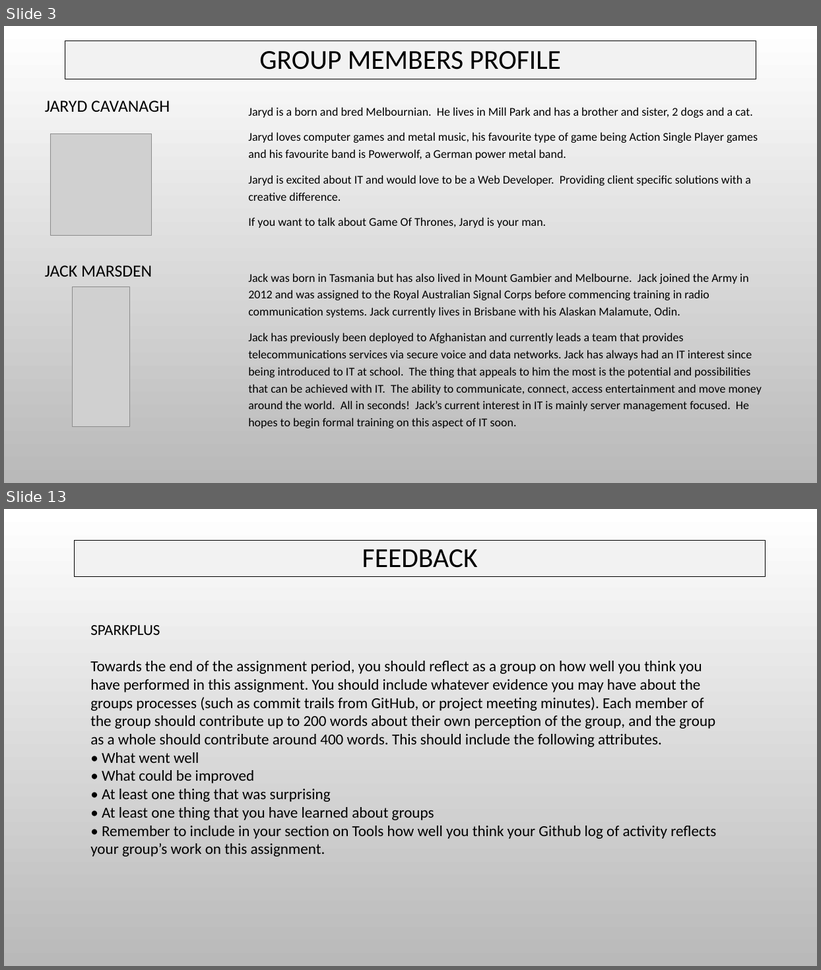
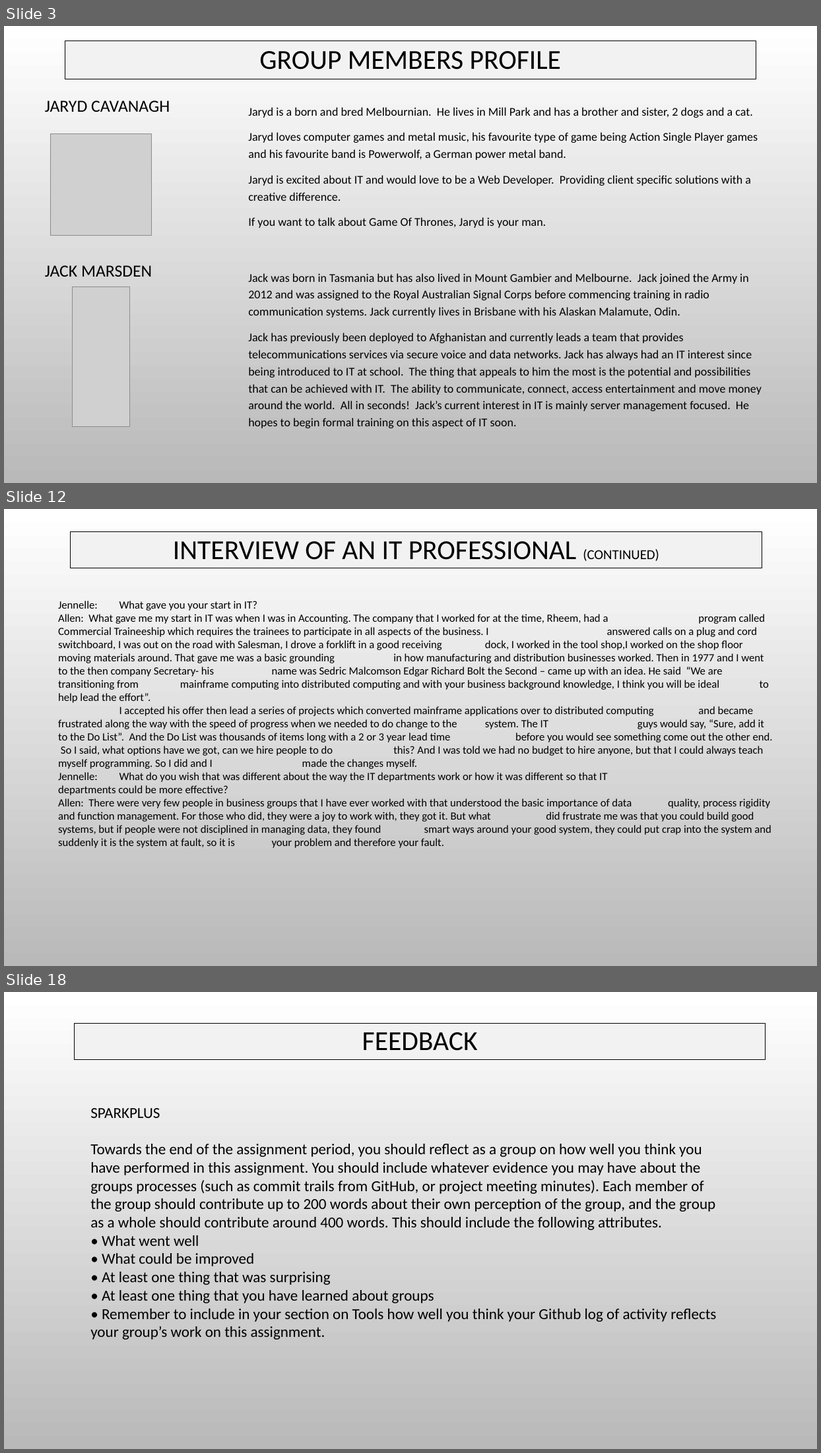
Before and after one commit to s3805194/Restless-Bolters, a slide deck: The Restless Bolters Assessment Report.pptx. Shown one above the other, each under a label of ours: slides 3 and 13 before the commit, slides 3, 12 and 18 after it; the slides between them are not shown. The pictures are 821x970 and 821x1453 pixels, drawn with LibreOffice and Linux fonts; fonts in the diff are those of the drawing; grey boxes stand for pictures; background and template pictures are left out. Boxes give left, top, right and bottom in pixels: in the first picture for what was removed or moved away, otherwise in the second. Text is boxed around its words. In the diff, an @@ line names an element or a change of style, - is before the commit and + after.

```diff
--- a/The Restless Bolters Assessment Report.pptx
+++ b/The Restless Bolters Assessment Report.pptx
@@ slide 12 added at (4,509,817,966), background picture (left out) @@
@@ rectangle added at (71,531,762,568), fill #F2F2F2, outline #000000 0.75 pt, 32.4 pt, text #000000 @@
+INTERVIEW OF AN IT PROFESSIONAL (CONTINUED)
@@ text added at (58,601,773,848), 13 pt, text #000000 @@
+Jennelle: What gave you your start in IT?
+Allen: What gave me my start in IT was when I was in Accounting. The company that I worked for at the time, Rheem, had a program called Commercial Traineeship which requires the trainees to participate in all aspects of the business. I answered calls on a plug and cord switchboard, I was out on the road with Salesman, I drove a forklift in a good receiving dock, I worked in the tool shop,I worked on the shop floor moving materials around. That gave me was a basic grounding in how manufacturing and distribution businesses worked. Then in 1977 and I went to the then company Secretary- his name was Sedric Malcomson Edgar Richard Bolt the Second – came up with an idea. He said “We are transitioning from mainframe computing into distributed computing and with your business background knowledge, I think you will be ideal to help lead the effort”.
+I accepted his offer then lead a series of projects which converted mainframe applications over to distributed computing and became frustrated along the way with the speed of progress when we needed to do change to the system. The IT guys would say, “Sure, add it to the Do List”. And the Do List was thousands of items long with a 2 or 3 year lead time before you would see something come out the other end. So I said, what options have we got, can we hire people to do this? And I was told we had no budget to hire anyone, but that I could always teach myself programming. So I did and I made the changes myself.
+Jennelle: What do you wish that was different about the way the IT departments work or how it was different so that IT departments could be more effective?
+Allen: There were very few people in business groups that I have ever worked with that understood the basic importance of data quality, process rigidity and function management. For those who did, they were a joy to work with, they got it. But what did frustrate me was that you could build good systems, but if people were not disciplined in managing data, they found smart ways around your good system, they could put crap into the system and suddenly it is the system at fault, so it is your problem and therefore your fault.
@@ what was slide 13 is now slide 18 @@
```
Also in this commit, not shown: 2 slides changed, 4 other slides added.
